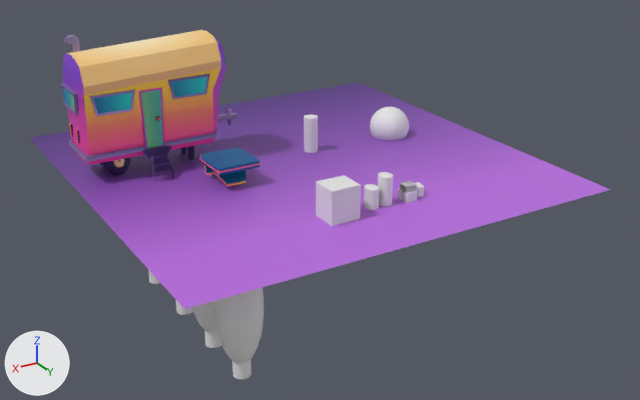
Before and after pictures for a commit that changed the Blender file 3_Blend_Files/StylizedMeshes.blend.
The view is the same before and after, from a 50 mm camera at (19.3, 34.2, 14.9) aimed at (-0.5, 1.2, -1.7). Lighting does not change. The marker at lower left points along +X, +Y and +Z. The picture after the commit comes second.

Objects in the first picture: 'Boulder', 'CaravanBody', 'Door', 'FlowerPotStand', 'Grass_Field', 'Player', 'RFWindow', 'RRWindow', 'RoundTable', 'StructureSupport', 'Suitcase', 'Suitcase.001', 'Suitcase.003', 'Suitcase.004', 'Table', 'TreeeTop', 'TreeeTop.002', 'chair' and 12 more.
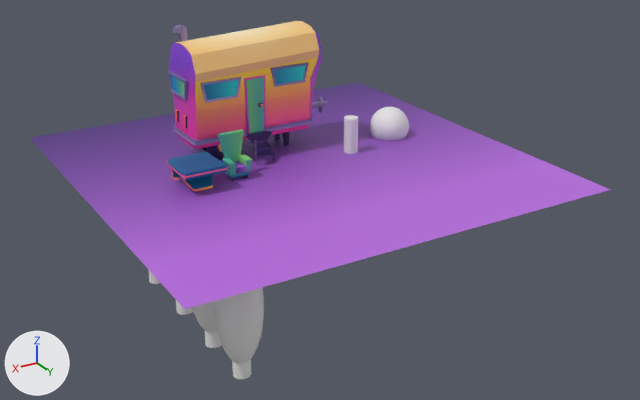
Not visible in the pictures: 'Foot'.

ob_caravan_stylized is not drawn itself; it is the parent of ob_caravanbody.

Where the change shows, as pixel boxes (x1, y1, x2, y2) in the pictures (640 x 400 px):
'CaravanBody', moved: before (63, 30, 226, 165); after (169, 21, 323, 149)
'Table', moved: before (199, 147, 260, 187); after (166, 152, 227, 192)
'Door', moved: before (139, 87, 164, 149); after (244, 75, 265, 135)
'chair', hidden: before (316, 175, 361, 226)
'RRWindow', moved: before (90, 89, 135, 116); after (200, 77, 241, 103)
'RFWindow', moved: before (168, 74, 210, 99); after (271, 62, 308, 87)
'StructureSupport', moved: before (69, 127, 218, 162); after (173, 115, 312, 146)
'Chair', added: after (218, 129, 252, 178)
'Player', moved: before (304, 114, 318, 153); after (344, 115, 358, 154)
'CaravanSteps', moved: before (143, 145, 174, 181); after (246, 131, 274, 165)
'RearWindow', moved: before (60, 83, 78, 114); after (168, 71, 188, 100)
'FlowerPotStand', hidden: before (378, 172, 393, 207)
'RTyre', moved: before (102, 157, 131, 176); after (206, 145, 224, 160)
'RoundTable', hidden: before (364, 184, 379, 210)
'Vent', moved: before (63, 35, 80, 52); after (172, 25, 188, 42)
'TowHitch', moved: before (218, 109, 238, 125); after (312, 97, 329, 113)
'Cube.003', moved (mostly hidden): before (187, 146, 194, 160); after (282, 132, 290, 145)
'Suitcase.003', hidden: before (400, 181, 417, 193)
'Suitcase', hidden: before (403, 190, 418, 203)
'Suitcase.004', hidden: before (415, 182, 424, 197)
'RWheel', moved (mostly hidden afterwards): before (113, 159, 125, 167); after (218, 145, 222, 152)
'LLight', moved: before (69, 123, 73, 137); after (175, 109, 179, 122)
'RLight', moved: before (76, 129, 80, 143); after (184, 115, 187, 128)
'Cube.002', moved (mostly hidden): before (181, 147, 186, 154); after (274, 134, 280, 140)
'Suitcase.001', hidden: before (398, 188, 403, 200)
'DoorButton', moved: before (156, 116, 161, 120); after (258, 103, 263, 107)
'LTyre', moved (not visible before): after (201, 147, 208, 152)
'Foot.002', added: after (242, 175, 248, 178)

What the commit changed:
Mesh me_cylinder_019 is new.
It has 6 vertices, 5 faces and spans x -0.87..0.87, y -0.5..1.0, z -1.0..1.0.
It uses material mat_material (picture img_atlasmap_png).
Mesh me_cube_021 is new.
It has 36 vertices, 34 faces and spans x -0.54..0.66, y -0.3..0.73, z -0.66..1.21.
It uses material mat_material (picture img_atlasmap_png).
Mesh me_cylinder_018 is new.
It has 6 vertices, 5 faces and spans x -0.87..0.87, y -0.5..1.0, z -1.0..1.0.
It uses material mat_material (picture img_atlasmap_png).
Object 'Player' (ob_player) moves from (-1.29, -1.03, 0.0) to (-2.9, 0.08, 0.0).
Object 'chair' (ob_chair) is now hidden.
Object 'RoundTable' (ob_roundtable) is now hidden.
Object 'FlowerPotStand' (ob_flowerpotstand) is now hidden.
Object 'Suitcase' (ob_suitcase) is now hidden.
Object 'Suitcase.001' (ob_suitcase_001) is now hidden.
Object 'Suitcase.003' (ob_suitcase_003) is now hidden.
Object 'Suitcase.004' (ob_suitcase_004) is now hidden.
Object 'CaravanBody' (ob_caravanbody) moves from (6.264, -3.401, 3.455) to (-7.402, 3.969, 3.455).
Object 'Caravan_stylized' (ob_caravan_stylized) moves from (-7.485, 3.915, 2.922) to (1.338, -2.922, 2.922).
Object 'Table' (ob_table) moves from (3.91, 0.48, 0.59) to (5.39, 0.26, 0.59).
Object 'Foot.002' (ob_foot_002) is new; it shows me_cylinder_019.
Its parent is ob_chair_1.
Its matrix parent inverse is Matrix(((1.0, 0.0, 0.0, 0.0), (0.0, 1.0, 0.0, 0.0), (0.0, 0.0, 1.0, -1.023), (0.0, 0.0, 0.0, 1.0))).
Its location is (-0.231, 0.467, 0.403).
Its rotation in degrees is (0, 0, 167).
Its scale is (0.157, 0.136, 0.206).
Object 'Chair' (ob_chair_1) is new; it shows me_cube_021.
Its location is (3.28, 0.04, 0.8).
Object 'Foot' (ob_foot) is new; it shows me_cylinder_018.
Its parent is ob_chair_1.
Its matrix parent inverse is Matrix(((1.0, 0.0, 0.0, 0.0), (0.0, 1.0, 0.0, 0.0), (0.0, 0.0, 1.0, -1.023), (0.0, 0.0, 0.0, 1.0))).
Its location is (0.344, 0.467, 0.403).
Its rotation in degrees is (0, 0, 65).
Its scale is (0.157, 0.136, 0.206).
